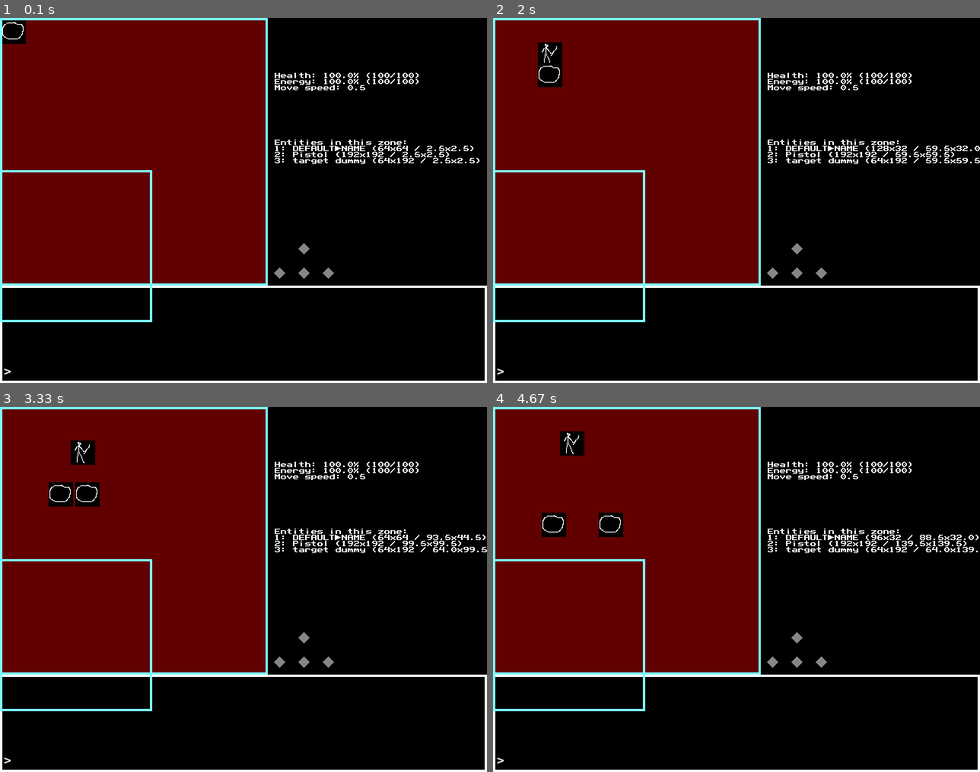
Above: before the commit, frames 1-4 (two rows, left to right).
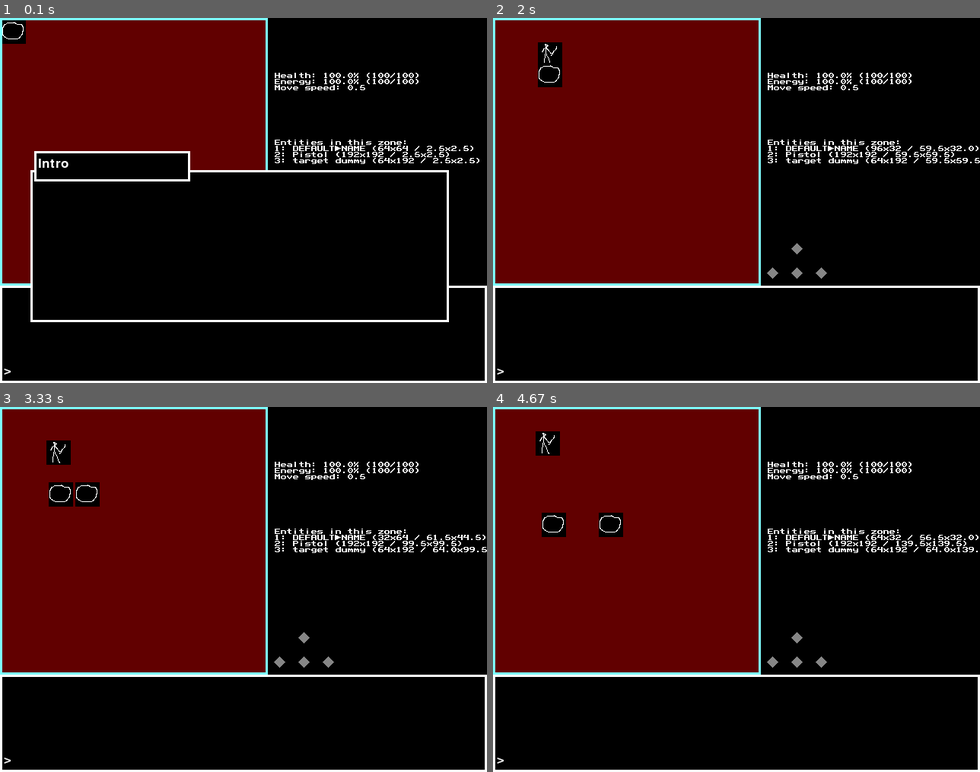
Above: after the commit, the same moments.

Repository: technomancy7/cyberpunk-text-rpg
Game: pygame game, started from __main__.py
Two runs of this game, one before a commit and one after it. Both use one fixed random seed, a clock stepped at 60 frames per second and the inputs below.
Inputs (mouse positions are in pixels of both pictures, inside the frame that each line leads up to):
- Up to frame 1 (0.1 s): no input
- Up to frame 2 (2 s): hold D 0.33-0.8 s; move the mouse to (717, 215) at 0.37 s; click (892, 189) at 0.88 s; click (736, 222) at 1.22 s; hold W 1.5-1.8 s; hold D from 1.83 s (still down)
- Up to frame 3 (3.33 s): release D at 2.3 s; hold A 2.33-2.87 s; hold S 2.9-3.2 s; hold A from 3.23 s (still down)
- Up to frame 4 (4.67 s): release A at 3.63 s; hold W 3.67-4.03 s; hold D from 4.07 s (still down)

The runs differ from the first frame. In frame 1, 19% of the frame differs, in the area x 0-93%, y 36-84%; in frame 2, 0.7%; in frame 3, 1.3%; in frame 4, 1.3%.

Commit message:
Dialog box system

Diff:
--- a/__main__.py
+++ b/__main__.py
@@ -241,15 +241,24 @@
         self.clock = pygame.time.Clock()
         self.ticks = {}
 
-        # build the default world
-        self.build_world()
-
         # containers for the text input system
         self.text_buffer = []
         self.text_input_ln = ""
         self.msg_history = []
         self.msg_history_proxy = []
         self.log_size_limit = 45
+
+
+        # Dialog box
+        self.dialog_box = None
+        self.dialog_stack = []
+        self.dialog_msg_proxy = ""
+
+        # build the default world
+        self.build_world()
+
+    def push_dialog(self, speaker, message):
+        self.dialog_stack.append([speaker, message])
 
     def log(self, txt):
         iters = 0
@@ -277,10 +286,23 @@
         # Refreshes the string of text used for the terminal input
         self.text_input_ln = "".join(self.text_buffer)
 
+    def proceed_dialog(self):
+        if len(self.dialog_stack) > 0:
+            if self.dialog_msg_proxy != self.dialog_stack[0][1]:
+                self.dialog_msg_proxy = self.dialog_stack[0][1]
+            else:
+                self.dialog_stack.remove(self.dialog_stack[0])
+                self.dialog_msg_proxy = ""
+            return True
+        return False
+
     def handle_mouse_down(self, event):
         # user clicked event
         if self.current_scene == self.main_scene: # handling main scene
             if event.button == 1: # left mouse click
+                if self.proceed_dialog():
+                    return
+
                 # get mouse position and convert it to "tile" position
                 pos = self.screen_to_tile(event.pos)
 
@@ -298,6 +320,11 @@
     def handle_key_down(self, event):
         # keyboard input
         if self.can_input(): # if user can press buttons right now
+            if len(self.dialog_stack) > 0:
+                if self.proceed_dialog():
+                    return
+                return
+
             if self.current_scene == self.main_scene and event.scancode == 58:
                 self.switch_to_fst()
                 return
@@ -443,10 +470,15 @@
         self.dt += dt
         self.raw_ticks += 1
 
-        if self.raw_ticks % 20 == 0:
+        if self.raw_ticks % 10 == 0:
             for i, val in enumerate(self.msg_history):
                 if self.msg_history_proxy[i] != val:
                     self.msg_history_proxy[i] += val[len(self.msg_history_proxy[i])]
+
+            if len(self.dialog_stack) > 0:
+                msg = self.dialog_stack[0][1]
+                if self.dialog_msg_proxy != msg:
+                    self.dialog_msg_proxy += msg[len(self.dialog_msg_proxy)]
 
         # if it's been a second since the last run...
         if int(self.dt) != self.seconds:
--- a/commands.py
+++ b/commands.py
@@ -23,6 +23,9 @@
                 for step in steps:
                     self.log("You moved "+step)
                     self.move_player(step)
+
+            case "diag":
+                self.push_dialog("Player", f"{args}")
 
             case "say":
                 player = self.get_entity(self.player)
--- a/screens.py
+++ b/screens.py
@@ -148,5 +148,43 @@
             else:
                 self.draw_arbitrary(xy, img)
 
-        #if len(self.dialog_stack) > 0:
-        dialog_box = pygame.draw.rect(self.screen, (125,255,255), (0, 200, 200, 200), 3)
+        if len(self.dialog_stack) > 0:
+            def spl(s, *, lim=40):
+                out = []
+                iters = 0
+                while len(s) >= lim:
+                    iters += 1
+                    newsplit = " ".join(s[0:lim].split(" ")[:-1])
+                    s = s[len(newsplit):]
+                    out.append(newsplit.strip())
+
+                    if iters > 6:
+                        print("EMERGENCY BREAK: Dialog message too big.")
+                        break
+
+                out.append(s.strip())
+                return out
+
+            tsize = 40
+            rect = (40, 200, 550, 200)
+            rect_sender = (45, 175, 205, 40)
+
+
+            pygame.Surface.fill(self.screen, (0,0,0), rect)
+            pygame.draw.rect(self.screen, (255,255,255, 100), rect, 3)
+
+            pygame.Surface.fill(self.screen, (0,0,0), rect_sender)
+            pygame.draw.rect(self.screen, (255,255,255, 100), rect_sender, 3)
+
+            lines = spl(self.dialog_msg_proxy)
+            sender = self.dialog_stack[0][0]
+
+            self.write_text(50, 183, f"{sender}", size=25, colour=(255, 255, 255))
+
+            ind = 225
+            for ln in lines:
+                self.write_text(50, ind, f"{ln}", size=20, colour=(255, 255, 255))
+                ind += 25
+
+            if self.dialog_msg_proxy == self.dialog_stack[0][1]:
+                self.write_text(520, 380, f"[Confirm]", size=10, colour=(255, 255, 255))
--- a/world.py
+++ b/world.py
@@ -31,3 +31,5 @@
         for x in range(11):
             for y in range(11):
                 self.zones[0]["map"].append([[x, y], ["wood"]])
+
+        self.push_dialog("Intro", "This is an intro! This dialog box is for testing purposes. I wonder if it'll even work, who knows really.")
